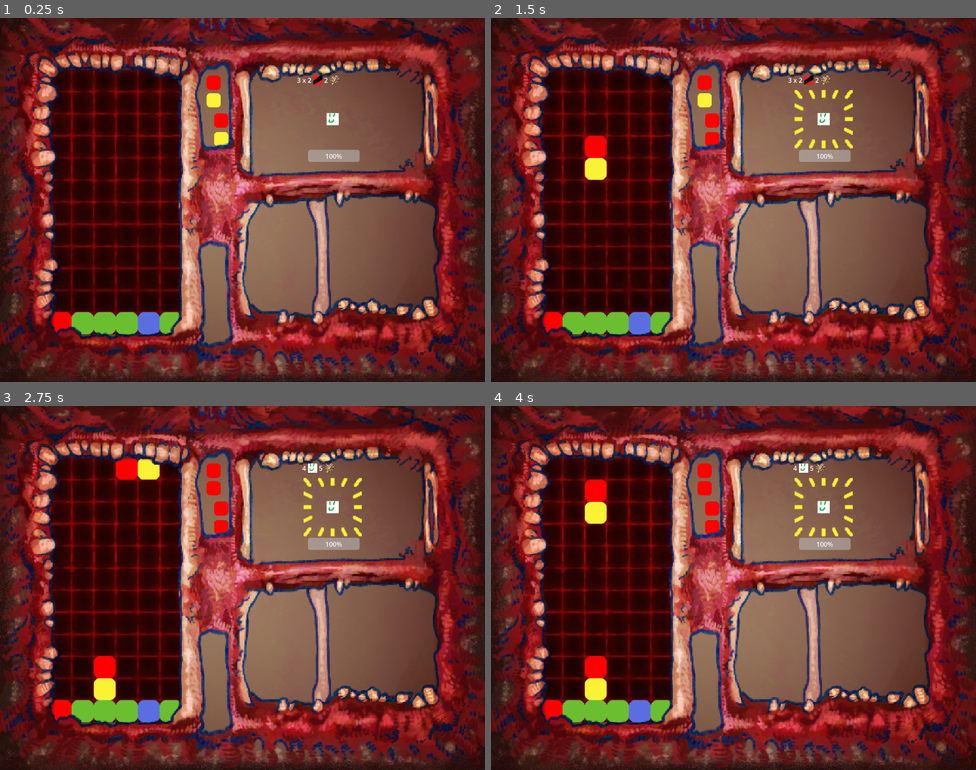
Above: before the commit, frames 1-4 (two rows, left to right).
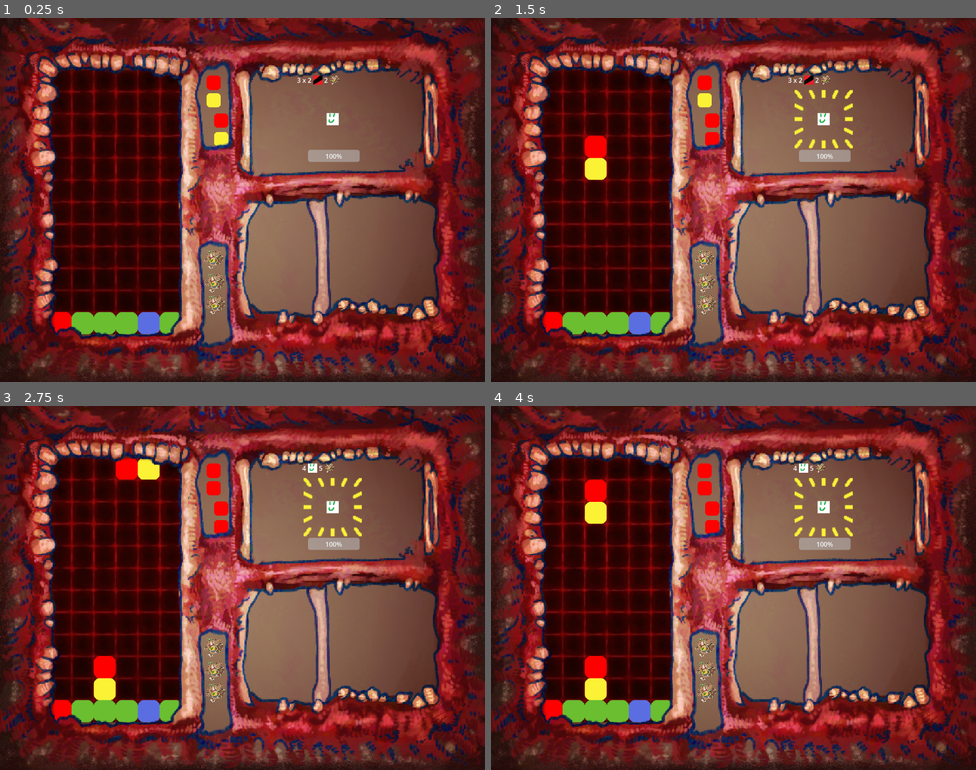
Above: after the commit, the same moments.

Repository: MarGamaDev/PuyoPuyoLike
Game: Godot game, scene res://Scenes/combat.tscn
The game is run twice, just before and just after one commit, with the same random seed, the same clock (stepped at 60 frames per second) and the same inputs. The engine's default icon, where the game draws it, is replaced by a stand-in: a white triangle on a blue panel in a dark square.
Inputs:
- Up to frame 1 (0.25 s): no input
- Up to frame 2 (1.5 s): hold D (puyo_right) 0.53-1.28 s; tap 1 (TESTING_player_spawn) at 0.6 s; tap Enter at 1.25 s; hold S (puyo_down) from 1.28 s (still down); tap J (puyo_rotate) at 1.35 s
- Up to frame 3 (2.75 s): release S (puyo_down) at 2.03 s; hold D (puyo_right) from 2.03 s (still down); tap Shift (switch_target) at 2.1 s
- Up to frame 4 (4 s): tap Space at 2.75 s; tap 1 (TESTING_player_spawn) at 2.85 s; tap Enter at 3.5 s; release D (puyo_right) at 3.53 s; hold A (puyo_left) from 3.53 s (still down); tap J (puyo_rotate) at 3.6 s

The runs differ from the first frame. In frame 1, 0.3% of the frame differs, in the area x 42-47%, y 63-82%; in frame 2, 0.3%; in frame 3, 0.3%; in frame 4, 0.3%.

Commit message:
workign lives counter

Diff:
--- a/Scenes/Combat/Encounters/single_grunt_encounter.tscn
+++ b/Scenes/Combat/Encounters/single_grunt_encounter.tscn
@@ -8,7 +8,7 @@
 
 [sub_resource type="Resource" id="Resource_168qf"]
 script = ExtResource("3_grgyv")
-health = 4
+health = 10
 sprite = ExtResource("4_qm7eg")
 metadata/_custom_type_script = "uid://c27m7mkd1up2"
 
--- /dev/null
+++ b/Scenes/Combat/life_counter.tscn
@@ -0,0 +1,30 @@
+[gd_scene load_steps=3 format=3 uid="uid://chmradttgb2ep"]
+
+[ext_resource type="Texture2D" uid="uid://b6oxgd10fqwpj" path="res://Placeholder Art/box.png" id="1_4aonq"]
+[ext_resource type="Script" uid="uid://dyqhrj2sem0vh" path="res://scripts/Combat/life_counter.gd" id="1_v5ltv"]
+
+[node name="LifeCounter" type="Node2D"]
+script = ExtResource("1_v5ltv")
+
+[node name="Heart" type="Sprite2D" parent="."]
+position = Vector2(529, 597)
+scale = Vector2(0.0767974, 0.0767974)
+texture = ExtResource("1_4aonq")
+
+[node name="Heart2" type="Sprite2D" parent="."]
+position = Vector2(532, 655)
+scale = Vector2(0.0767974, 0.0767974)
+texture = ExtResource("1_4aonq")
+
+[node name="Heart3" type="Sprite2D" parent="."]
+position = Vector2(534, 709)
+scale = Vector2(0.0767974, 0.0767974)
+texture = ExtResource("1_4aonq")
+
+[node name="ExtraLives" type="Label" parent="."]
+visible = false
+offset_left = 513.0
+offset_top = 742.0
+offset_right = 553.0
+offset_bottom = 765.0
+text = "+0"
--- a/Scenes/Combat/player.tscn
+++ b/Scenes/Combat/player.tscn
@@ -1,6 +1,6 @@
 [gd_scene load_steps=2 format=3 uid="uid://dh8e8u4ch381l"]
 
-[ext_resource type="Script" uid="uid://balhx1a6a7qjn" path="res://Scripts/Combat/player.gd" id="1_0shjb"]
+[ext_resource type="Script" uid="uid://balhx1a6a7qjn" path="res://scripts/Combat/player.gd" id="1_0shjb"]
 
 [node name="combat_player" type="Node2D"]
 script = ExtResource("1_0shjb")
--- a/Scenes/combat.tscn
+++ b/Scenes/combat.tscn
@@ -12,6 +12,7 @@
 [ext_resource type="PackedScene" uid="uid://b3qfdcqaqmgk4" path="res://Scenes/Combat/combat_effects_manager.tscn" id="11_w6tjk"]
 [ext_resource type="PackedScene" uid="uid://b2l1xn5ovaca4" path="res://Scenes/reward_screen.tscn" id="11_xisnc"]
 [ext_resource type="Script" uid="uid://bc5i4sjlttc78" path="res://scripts/Inventory.gd" id="12_xisnc"]
+[ext_resource type="PackedScene" uid="uid://chmradttgb2ep" path="res://Scenes/Combat/life_counter.tscn" id="13_y8jr2"]
 
 [node name="Combat" type="Node2D"]
 script = ExtResource("1_4ln8h")
@@ -64,6 +65,8 @@
 [node name="Inventory" type="Node2D" parent="."]
 script = ExtResource("12_xisnc")
 
+[node name="LifeCounter" parent="." instance=ExtResource("13_y8jr2")]
+
 [connection signal="on_combat_started" from="." to="PuyoManager" method="reset_game"]
 [connection signal="on_combat_started" from="." to="EncounterManager" method="load_next_encounter"]
 [connection signal="on_counter_gained" from="." to="Player" method="add_counter"]
@@ -74,9 +77,12 @@
 [connection signal="on_end_player_turn" from="PuyoManager" to="." method="end_player_turn"]
 [connection signal="player_attack" from="PuyoManager" to="." method="process_player_attack"]
 [connection signal="on_counter_triggered" from="Player" to="." method="trigger_counter"]
+[connection signal="on_life_gain" from="Player" to="LifeCounter" method="gain_a_life"]
 [connection signal="on_life_lost" from="Player" to="." method="lose_player_life"]
 [connection signal="on_life_lost" from="Player" to="PuyoManager" method="reset_game"]
+[connection signal="on_life_lost" from="Player" to="LifeCounter" method="lose_a_life"]
 [connection signal="on_player_damage_taken" from="Player" to="PuyoManager" method="process_damage_taken"]
+[connection signal="on_set_life_to" from="Player" to="LifeCounter" method="set_lives_to"]
 [connection signal="on_rest_stop" from="EncounterManager" to="PuyoManager" method="pause_puyo"]
 [connection signal="on_rest_stop" from="EncounterManager" to="RewardScreen" method="generate_pool"]
 [connection signal="on_update_encounter" from="EncounterManager" to="." method="process_encounter_updated"]
--- a/Scripts/Combat/player.gd
+++ b/Scripts/Combat/player.gd
@@ -8,11 +8,16 @@
 signal on_player_attacked
 signal on_player_damage_taken(damage_taken: int, attack_type: EnemyAttack.EnemyAttackType)
 signal on_life_lost
+signal on_life_gain
+signal on_set_life_to(num : int)
 signal on_player_death
 
 var lives : int = 3
 var shield : int = 0
 var counter : int = 0
+
+func _ready():
+	on_set_life_to.emit(lives)
 
 func receive_attack(attack: EnemyAttack) -> void:
 	on_player_attacked.emit()
--- /dev/null
+++ b/scripts/Combat/life_counter.gd
@@ -0,0 +1,19 @@
+extends Node2D
+
+@onready var lives_array : Array = [$Heart, $Heart2, $Heart3]
+var current_lives = 3
+@export var max_lives : int = 3
+
+func set_lives_to(lives : int):
+	current_lives = lives
+
+func lose_a_life():
+	if current_lives > 0:
+		current_lives -= 1
+	if current_lives < 3:
+		lives_array[current_lives].hide()
+
+func gain_a_life():
+	current_lives += 1
+	if current_lives < 3:
+		lives_array[current_lives - 1].show()
Not shown: 1 places in Scenes/combat.tscn that only renumber resources
Not shown, added: scripts/Combat/life_counter.gd.uid
